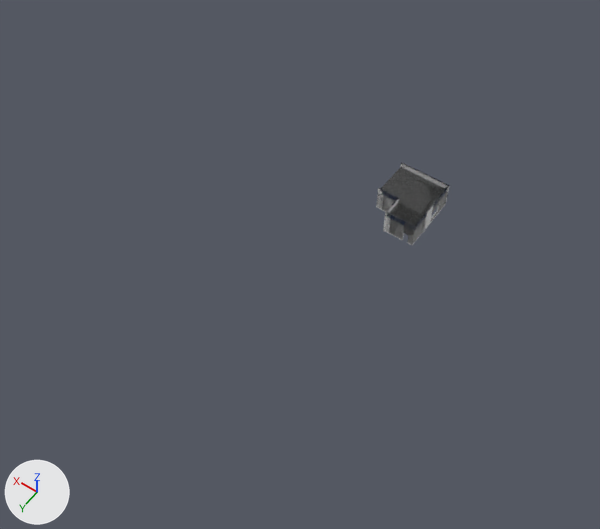
The Blender file assets/units/pd2_mod_hgs/mockup/mockup.blend: old version first, new version second.
Rendered twice from a camera (50 mm lens) standing at (-62.0, 99.2, 113.6) and looking at (-8.2, 23.9, -4.7). The lights are fixed; the arrows at lower left show +X, +Y and +Z.

In view in the first picture: 'c_bld_office_wing_ext_012', 'g_bld_office_wing_ext'.
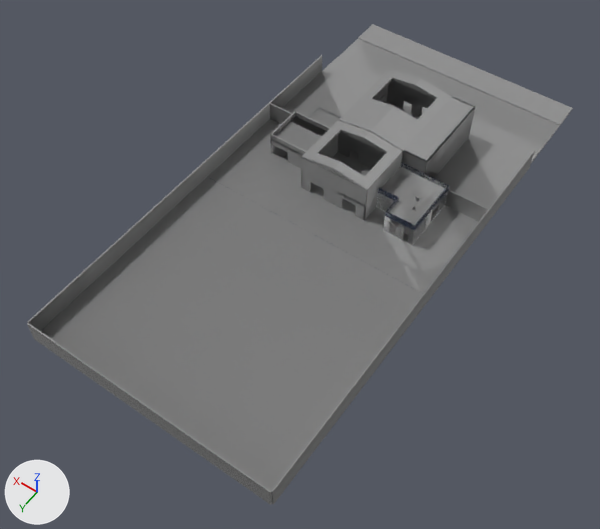
Where the newer file only moved an object's origin or applied its transform, the numbers keep the older frame.

Pixel boxes [x1, y1, x2, y2] of what changed, in the pictures (600 x 529 px):
'g_mkp', added: after [27, 24, 573, 505]
'g_bld_ground_rear', added: after [207, 119, 478, 293]
'g_bld_office_wing_ext', reshaped, moved: [377, 163, 449, 244] in both
'c_bld_office_wing_ext_015', added: after [401, 162, 424, 177]
part 1 of me_g_g_001, rebuilt: before [377, 190, 449, 244]; after [377, 191, 448, 244]
part 2 of me_g_g_001, rebuilt: before [382, 167, 445, 225]; after [381, 167, 445, 225]
part 3 of me_g_g_001, built on: before [379, 163, 449, 230]; after [378, 163, 449, 231]

Diff of the bpy script that builds the scene:
```diff
--- a/assets/units/pd2_mod_hgs/mockup/mockup.blend.py
+++ b/assets/units/pd2_mod_hgs/mockup/mockup.blend.py
@@ mat_mat_grass_dirt_blend @@
+mat_mat_grass_dirt_blend = bpy.data.materials.new('mat_grass_dirt_blend')
+# nodes: Group, Math, MixShader, OutputMaterial, VertexColor
+# colours: grey #bcbcbc
@@ mat_mat_mat @@
+mat_mat_mat = bpy.data.materials.new('mat_mat')
+# nodes: Group, OutputMaterial
+# colours: grey #bcbcbc, white #ffffff
@@ me_g_g_001 @@
 # used by ob_g_bld_office_wing_ext; parent = ob_rp_bld_office_wing_ext; location = (-19.0, 6.0, 2.5)
-me_g_g_001.from_pydata(...)  # 202 vertices, 91 faces; spans x -5.0..5.0, y -6.0..6.0, z -2.5..2.5
+me_g_g_001.from_pydata(...)  # 929 vertices, 681 faces; spans x -5.01..5.01, y -6.02..6.02, z -2.5..2.5
+# me_g_g_001 part 1: the loose piece of 48 vertices spanning x -5.0..5.0, y -6.0..6.0, z -2.3..1.5 is rebuilt with 131 vertices and now spans x -4.99..5.01, y -6.0..6.0, z -2.3..1.5
+# me_g_g_001 part 2: the loose piece of 30 vertices spanning x -5.0..5.0, y -6.0..6.0, z 1.5 is rebuilt with 127 vertices and now spans x -4.99..5.01, y -6.0..6.0, z 1.5..1.6
+# me_g_g_001 part 3: 83 vertices removed from x -5.0..5.0, y -6.0..6.0, z 1.5..2.5; 650 vertices added at x -5.01..5.01, y -6.02..6.02, z -2.3..2.5
 me_g_g_001.materials.append(mat_mat_roof_gravel_blend)
@@ me_plane_001 @@
+me_plane_001.from_pydata(...)  # 195 vertices, 152 faces; spans x -32.0..16.0, y 0.0..20.0, z 0.0..0.1
+me_plane_001.materials.append(mat_mat_grass_dirt_blend)  # its picture is missing
@@ me_cube_015 @@
+me_cube_015.from_pydata(...)  # a box spanning x -2.5..2.5, y -0.12..0.12, z -0.5..0.5
@@ me_g_g @@
+me_g_g.from_pydata(...)  # 1112 vertices, 801 faces; spans x -32.3..16.3, y -38.0..64.2, z -4.5..9.0
+me_g_g.materials.append(mat_mat_mat)  # its picture is missing
@@ ob_g_bld_office_wing_ext @@
 ob_g_bld_office_wing_ext.parent = ob_rp_bld_office_wing_ext
-ob_g_bld_office_wing_ext.location = (-19.0, 6.0, 2.5)
+ob_g_bld_office_wing_ext.location = (-19.01, 6.0, 2.5)
@@ ob_g_bld_ground_rear @@
+ob_g_bld_ground_rear = bpy.data.objects.new('g_bld_ground_rear', me_plane_001)
+ob_g_bld_ground_rear.parent = ob_rp_bld_ground_rear
+ob_g_bld_ground_rear.location = (0.0, 0.0, -0.01)
@@ ob_rp_bld_ground_rear @@
+ob_rp_bld_ground_rear = bpy.data.objects.new('rp_bld_ground_rear', None)
+ob_rp_bld_ground_rear.location = (0.0, 0.0, 0.0)
@@ ob_c_bld_office_wing_ext_015 @@
+ob_c_bld_office_wing_ext_015 = bpy.data.objects.new('c_bld_office_wing_ext_015', me_cube_015)
+ob_c_bld_office_wing_ext_015.parent = ob_rp_bld_office_wing_ext
+ob_c_bld_office_wing_ext_015.location = (-16.5, 0.125, 4.5)
@@ ob_g_mkp @@
+ob_g_mkp = bpy.data.objects.new('g_mkp', me_g_g)
+ob_g_mkp.parent = ob_rp_mkp
+ob_g_mkp.location = (0.0, 0.0, 0.0)
@@ ob_rp_mkp @@
+ob_rp_mkp = bpy.data.objects.new('rp_mkp', None)
+ob_rp_mkp.location = (0.0, 0.0, 0.0)
```
